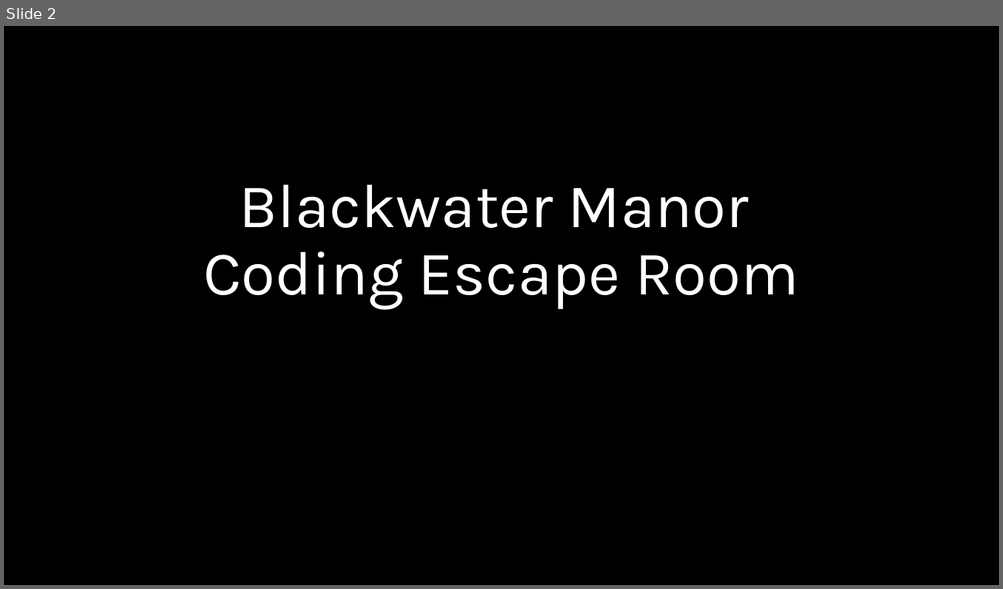
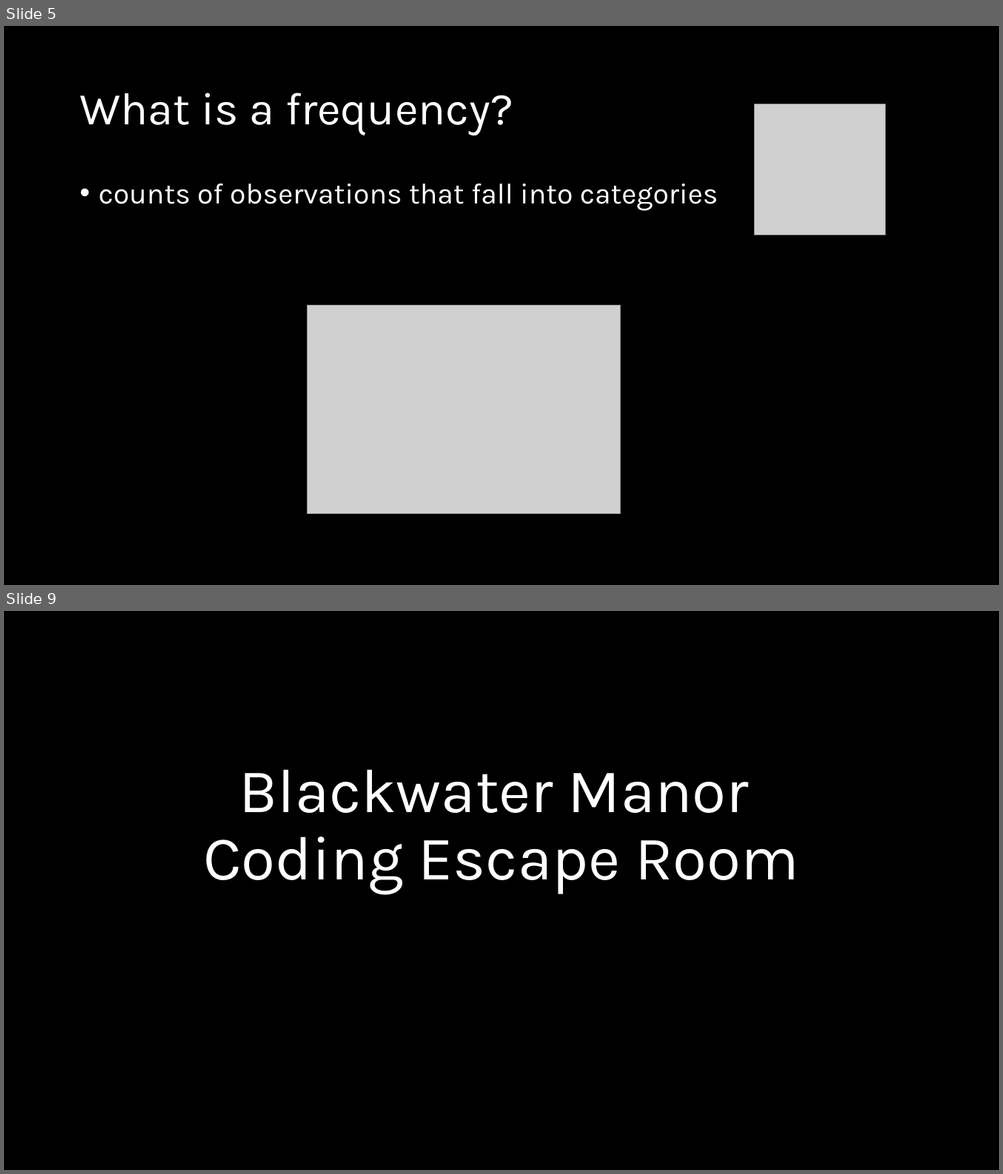
Before and after one commit to kmblincow/MES503Lab, a slide deck: Week 11/Lab 11 Halloween AnalysisofFrequencies.pptx. Shown one above the other, each under a label of ours: slide 2 before the commit, slides 5 and 9 after it; the slides between them are not shown. The pictures are 1003x589 and 1003x1174 pixels, drawn with LibreOffice and Linux fonts; fonts in the diff are those of the drawing; grey boxes stand for pictures. Boxes give left, top, right and bottom in pixels: in the first picture for what was removed or moved away, otherwise in the second. Text is boxed around its words. In the diff, an @@ line names an element or a change of style, - is before the commit and + after.

```diff
--- a/Week 11/Lab 11 Halloween AnalysisofFrequencies.pptx
+++ b/Week 11/Lab 11 Halloween AnalysisofFrequencies.pptx
@@ slide 5 added at box(4, 26, 999, 585), background #000000 @@
@@ title added at box(79, 93, 513, 136), 44 pt, text #FFFFFF @@
+What is a frequency?
@@ picture added at box(754, 104, 885, 235) @@
@@ text added at box(99, 184, 718, 211), 28 pt, text #FFFFFF @@
+• counts of observations that fall into categories
@@ picture added at box(307, 306, 620, 514) @@
@@ what was slide 2 is now slide 9 @@
```
Also in this commit, not shown: 7 other slides added, 1 slide removed, 4 other files.
